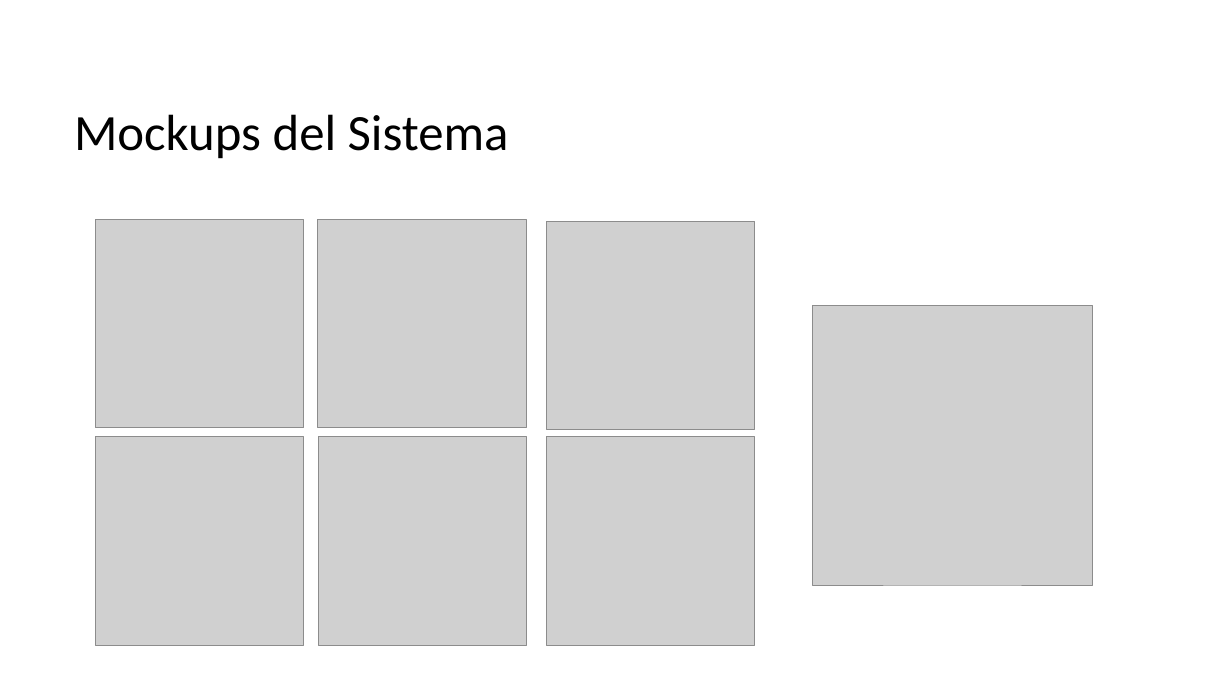
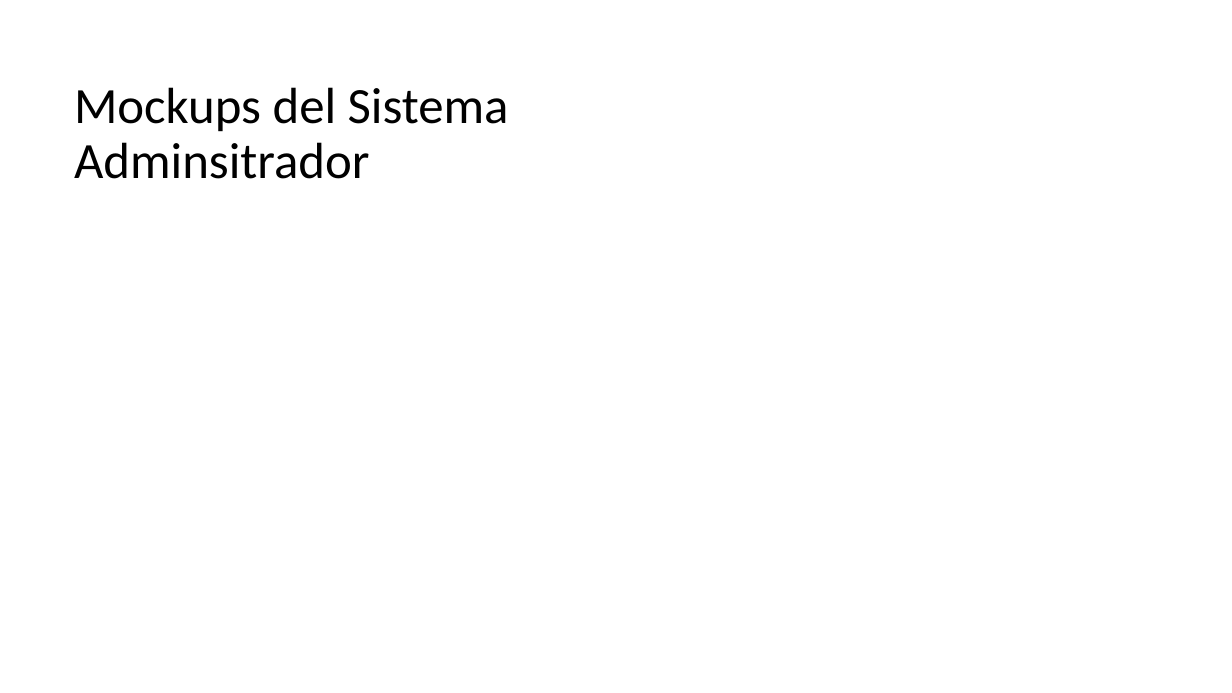
Before and after one commit to CodeFixService/Capstone, a slide deck: slide 8 of fase1/Documentacion Individual/Estructura Presentación 1-Capstone.pptx. Drawn at 1232x693 pixels with LibreOffice and Linux fonts; fonts in the diff are those of the drawing; grey boxes stand for pictures; background and template pictures are left out. Boxes give left, top, right and bottom in pixels: in the first picture for what was removed or moved away, otherwise in the second. Text is boxed around its words. In the diff, an @@ line names an element or a change of style, - is before the commit and + after.

```diff
--- a/fase1/Documentacion Individual/Estructura Presentación 1-Capstone.pptx
+++ b/fase1/Documentacion Individual/Estructura Presentación 1-Capstone.pptx
@@ title at (x1=74, y1=87, x2=509, y2=179): text changed @@
-Mockups del Sistema
+Mockups del Sistema
+Adminsitrador
@@ picture removed at (x1=95, y1=220, x2=303, y2=428) @@
@@ picture removed at (x1=318, y1=220, x2=526, y2=428) @@
@@ picture removed at (x1=547, y1=222, x2=755, y2=430) @@
@@ picture removed at (x1=812, y1=306, x2=1092, y2=586) @@
@@ picture removed at (x1=95, y1=437, x2=303, y2=645) @@
@@ picture removed at (x1=319, y1=437, x2=527, y2=645) @@
@@ picture removed at (x1=547, y1=437, x2=755, y2=645) @@
```
Also in this commit, not shown: 1 other slide changed, 1 other file.
